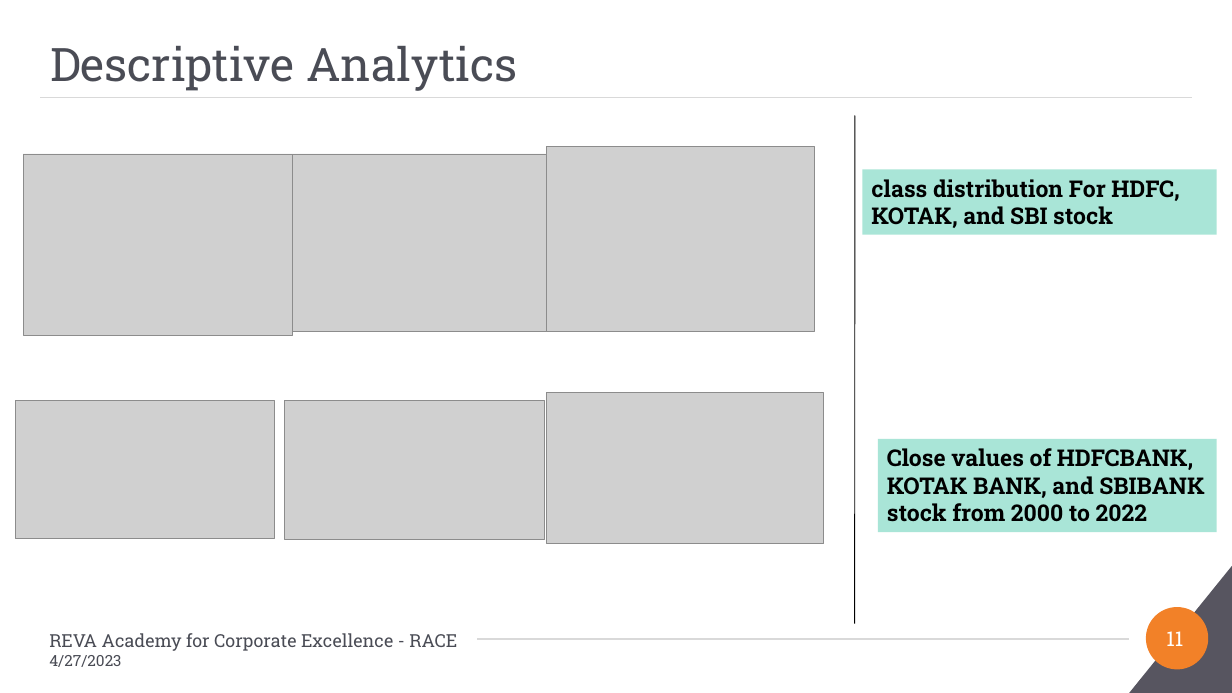
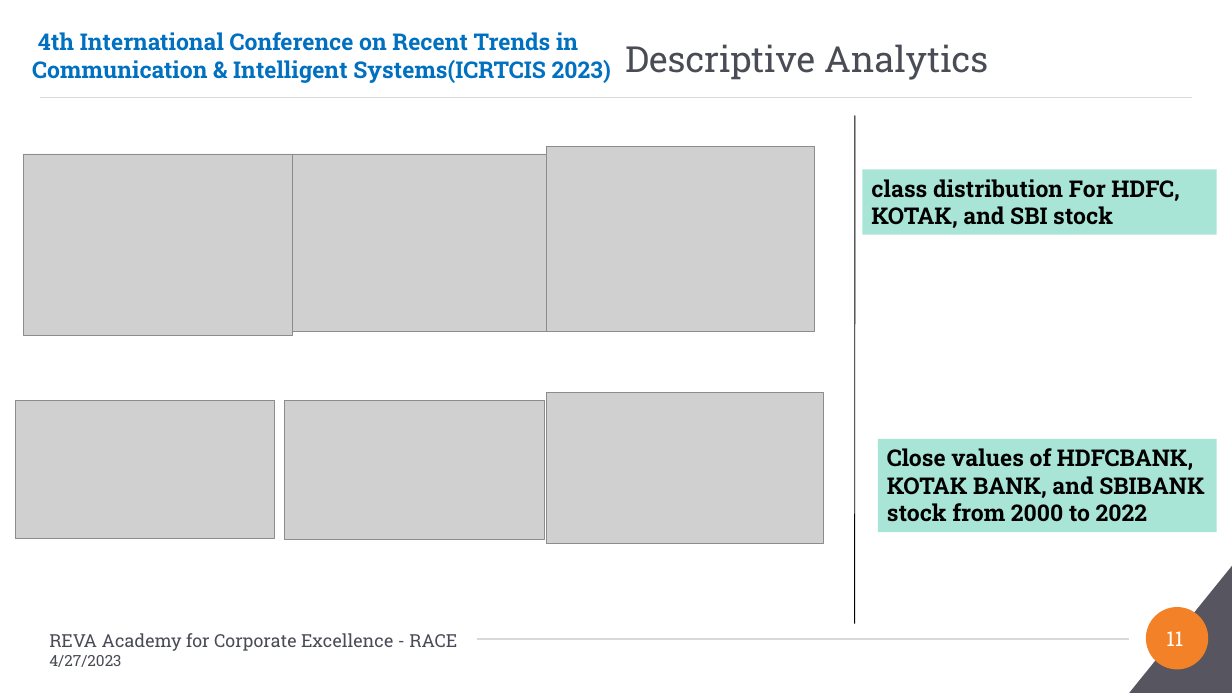
Before and after one commit to Embedded-org/ACCOMPLISHMENTS, a slide deck: slide 11 of RACE_CAPSTONE_PROJECT2/Conference_Paper2/PaperID-180_Direction Detection of Select Stocks with Machine Learning.pptx. Drawn at 1232x693 pixels with LibreOffice and Linux fonts; fonts in the diff are those of the drawing; grey boxes stand for pictures; background and template pictures are left out. Boxes give left, top, right and bottom in pixels: in the first picture for what was removed or moved away, otherwise in the second. Text is boxed around its words. In the diff, an @@ line names an element or a change of style, - is before the commit and + after.

```diff
--- a/RACE_CAPSTONE_PROJECT2/Conference_Paper2/PaperID-180_Direction Detection of Select Stocks with Machine Learning.pptx
+++ b/RACE_CAPSTONE_PROJECT2/Conference_Paper2/PaperID-180_Direction Detection of Select Stocks with Machine Learning.pptx
@@ title "Descriptive Analytics": place and size @@
-title "Descriptive Analytics" at (50, 46, 517, 91)
+title "Descriptive Analytics" at (625, 44, 988, 80)
@@ title "Descriptive Analytics" at (625, 44, 988, 80): size 36 to 28 pt @@
@@ text added at (32, 32, 611, 83), 18 pt, text #0070C0, bold @@
+4th International Conference on Recent Trends in Communication & Intelligent Systems(ICRTCIS 2023)
```
Also in this commit, not shown: 22 other slides changed.
